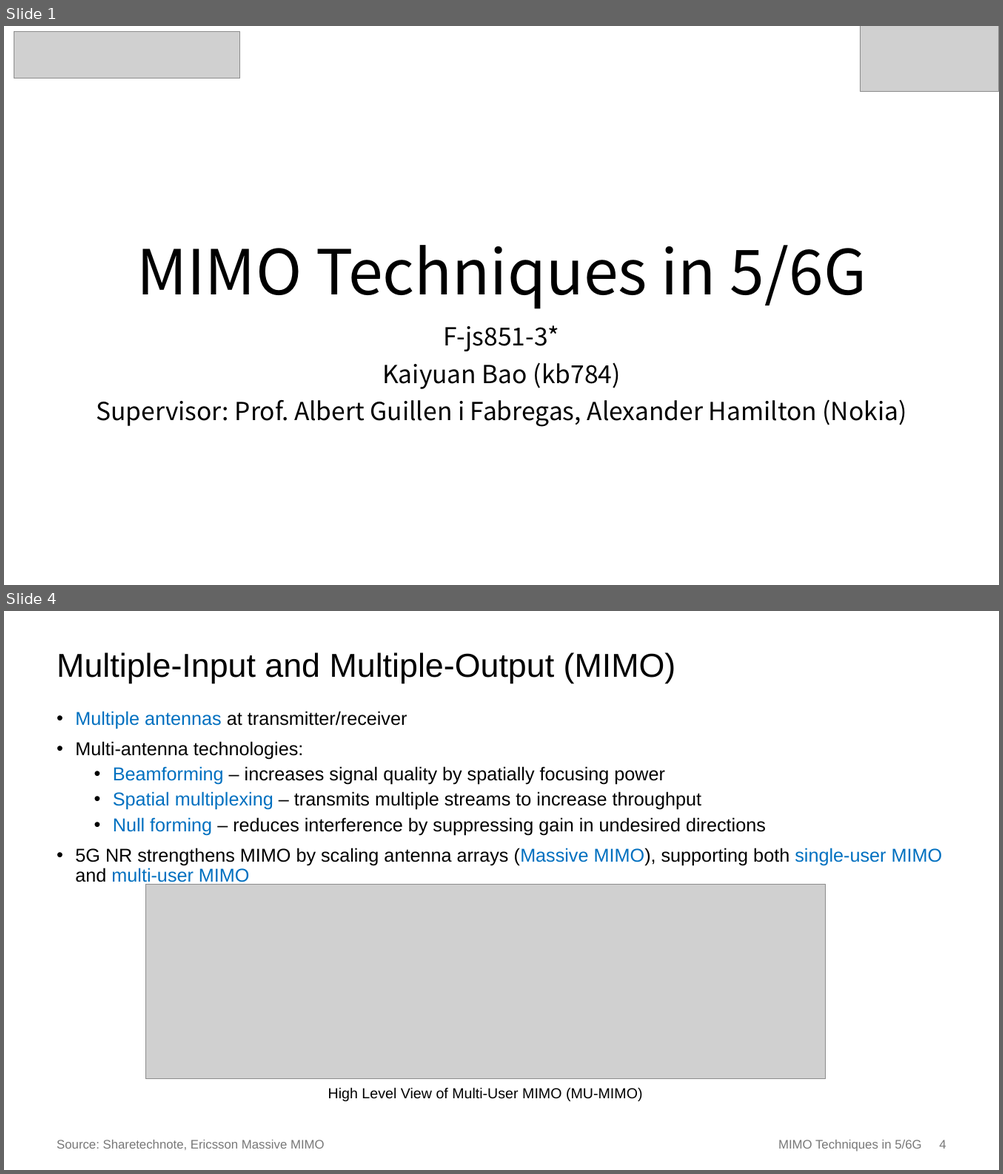
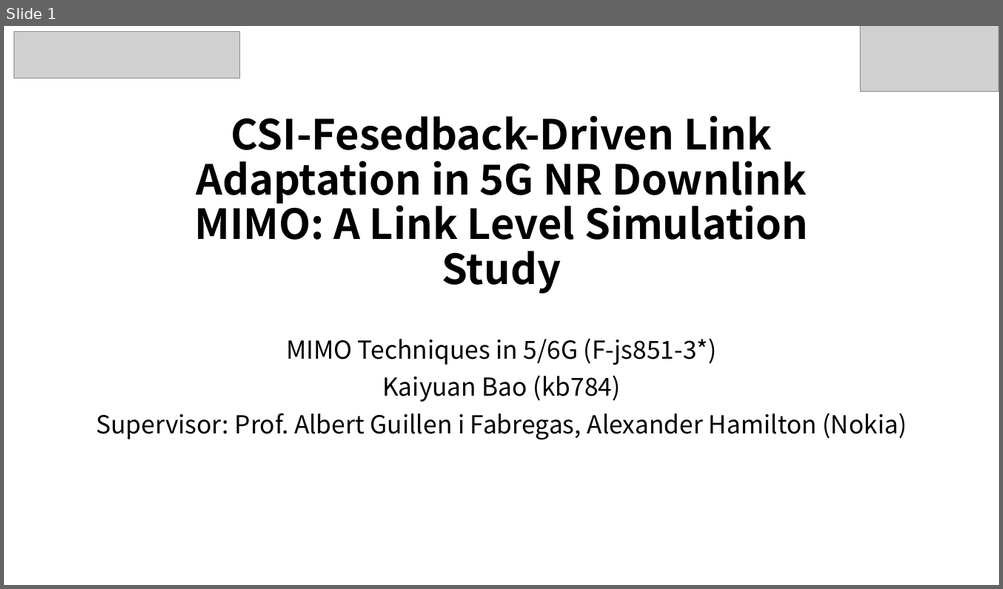
Before and after one commit to Bariumoxid/MIMOTechniques, a slide deck: PPT/Final_PPT/PPT_Final.pptx. Shown one above the other, each under a label of ours: slides 1 and 4 before the commit, slide 1 after it; the slides between them are not shown. The pictures are 1003x1174 and 1003x589 pixels, drawn with LibreOffice and Linux fonts; fonts in the diff are those of the drawing; grey boxes stand for pictures. Boxes give left, top, right and bottom in pixels: in the first picture for what was removed or moved away, otherwise in the second. Text is boxed around its words. In the diff, an @@ line names an element or a change of style, - is before the commit and + after.

```diff
--- a/PPT/Final_PPT/PPT_Final.pptx
+++ b/PPT/Final_PPT/PPT_Final.pptx
@@ slide 4 removed at box(4, 611, 999, 1170), background #FFFFFF @@
@@ title removed at box(57, 652, 676, 684) @@
-Multiple-Input and Multiple-Output (MIMO)
@@ text removed at box(75, 711, 942, 886) @@
-• Multiple antennas at transmitter/receiver
-• Multi-antenna technologies:
-  • Beamforming – increases signal quality by spatially focusing power
-  • Spatial multiplexing – transmits multiple streams to increase throughput
-  • Null forming – reduces interference by suppressing gain in undesired directions
-• 5G NR strengthens MIMO by scaling antenna arrays (Massive MIMO), supporting both single-user MIMO and multi-user MIMO
@@ picture removed at box(146, 884, 826, 1079) @@
@@ text removed at box(328, 1088, 643, 1102) @@
-High Level View of Multi-User MIMO (MU-MIMO)
@@ text removed at box(57, 1140, 324, 1150) @@
-Source: Sharetechnote, Ericsson Massive MIMO
@@ text removed at box(778, 1140, 945, 1152) @@
-MIMO Techniques in 5/6G 4
@@ slide 1 changed as well @@
@@ title at box(194, 116, 808, 294): text changed; size 60 to 40 pt; bold on @@
-MIMO Techniques in 5/6G
+CSI-Fesedback-Driven Link Adaptation in 5G NR Downlink MIMO: A Link Level Simulation Study
@@ subtitle "MIMO Techniques in 5/6G (F-js851-3*)": place and size @@
-subtitle "MIMO Techniques in 5/6G (F-js851-3*)" at box(96, 326, 907, 427)
+subtitle "MIMO Techniques in 5/6G (F-js851-3*)" at box(96, 338, 907, 440)
@@ subtitle at box(286, 338, 717, 365): text changed @@
-F-js851-3*
+MIMO Techniques in 5/6G (F-js851-3*)
```
Also in this commit, not shown: 2 other slides changed, 5 slides added, 5 other slides removed.
